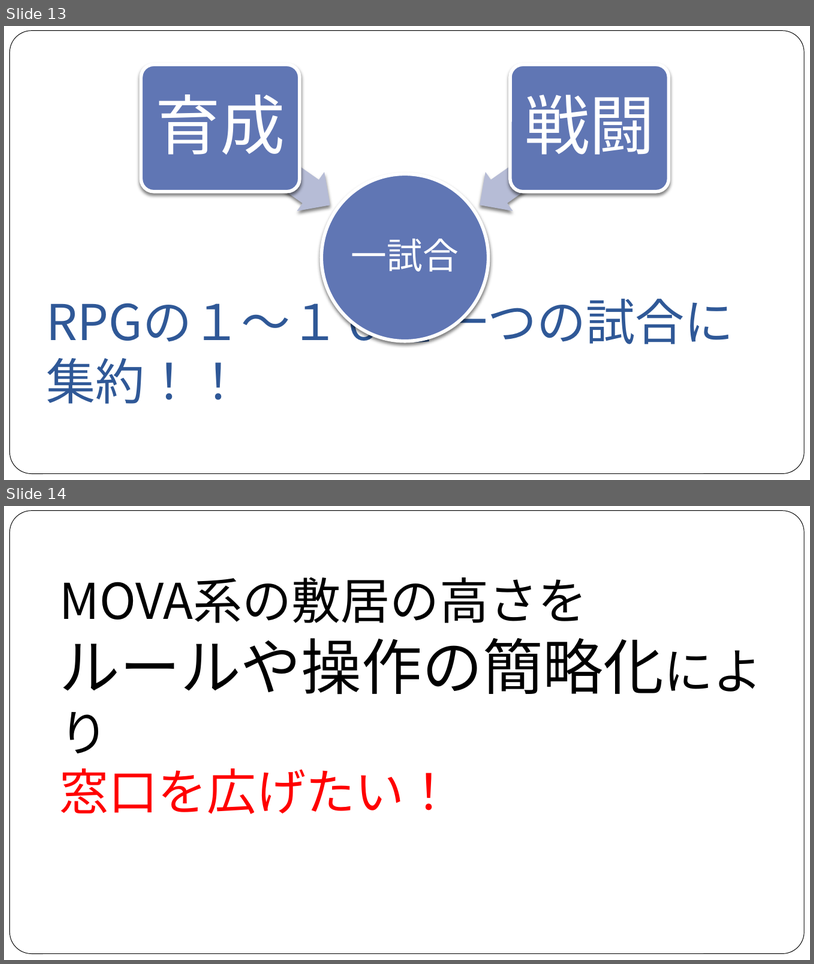
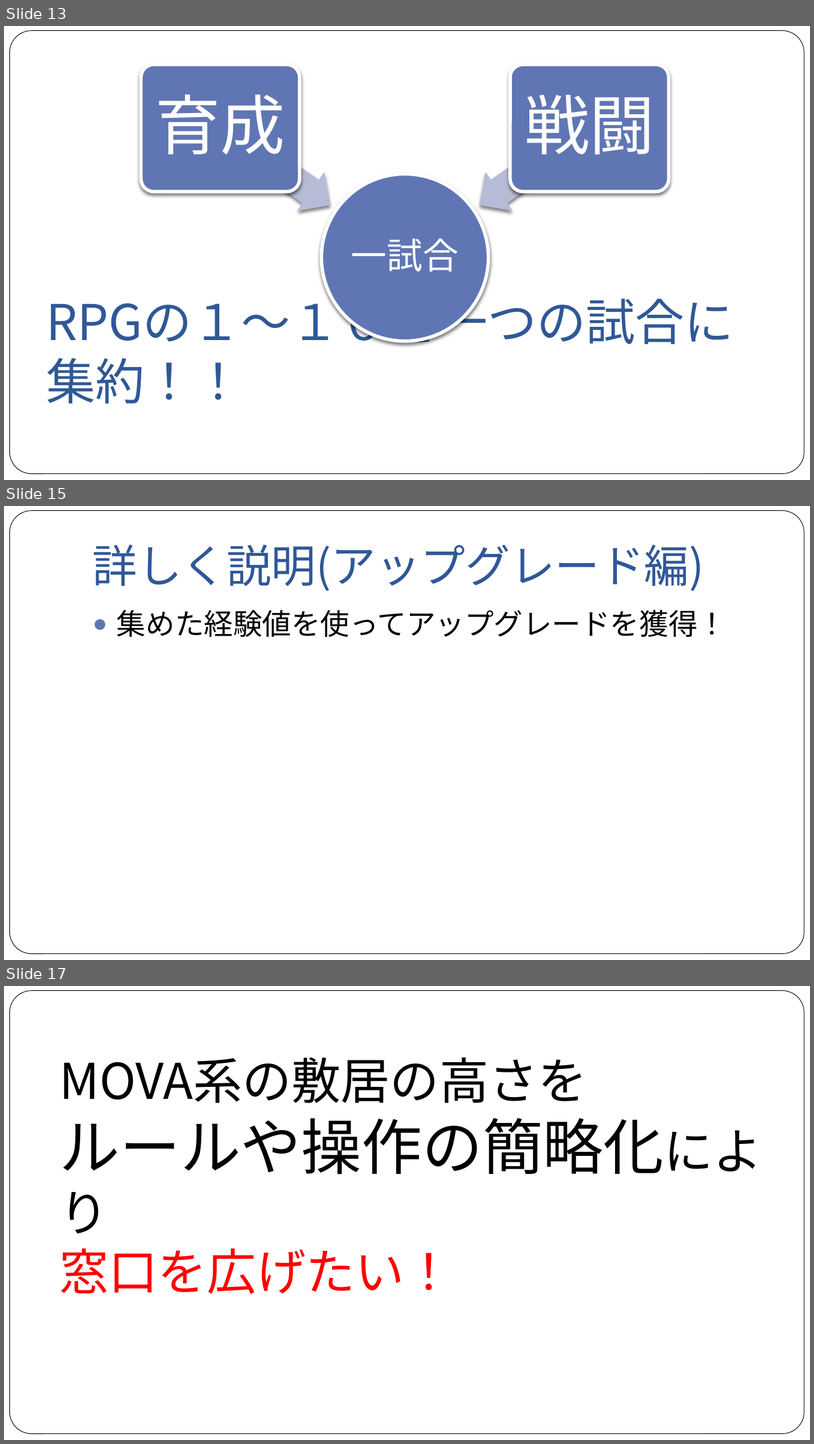
Before and after one commit to NyamLand/VSRPG, a slide deck: 仕様/プレゼンテーション/第一回発表.pptx. Shown one above the other, each under a label of ours: slides 13 and 14 before the commit, slides 13, 15 and 17 after it; the slides between them are not shown. The pictures are 814x964 and 814x1444 pixels, drawn with LibreOffice and Linux fonts; fonts in the diff are those of the drawing. Boxes give left, top, right and bottom in pixels: in the first picture for what was removed or moved away, otherwise in the second. Text is boxed around its words. In the diff, an @@ line names an element or a change of style, - is before the commit and + after.

Commit message:
仕様書の更新＆プレゼン資料更新 ・詳しくはTopの更新履歴を参照 ・プレゼン資料を作成(あとは画像だけ) ・画像イメージの追加

```diff
--- a/仕様/プレゼンテーション/第一回発表.pptx
+++ b/仕様/プレゼンテーション/第一回発表.pptx
@@ slide 15 added at (x1=4, y1=506, x2=810, y2=960), background #FFFFFF; not listed: 1 template element that a slide beside it also shows @@
@@ title added at (x1=93, y1=544, x2=705, y2=591), 40 pt, text #2F5897 @@
+詳しく説明(アップグレード編)
@@ text added at (x1=117, y1=610, x2=727, y2=637), 26 pt, text #000000 @@
+● 集めた経験値を使ってアップグレードを獲得！
@@ what was slide 14 is now slide 17 @@
```
Also in this commit, not shown: 5 slides changed, 2 other slides added, 6 other files.
